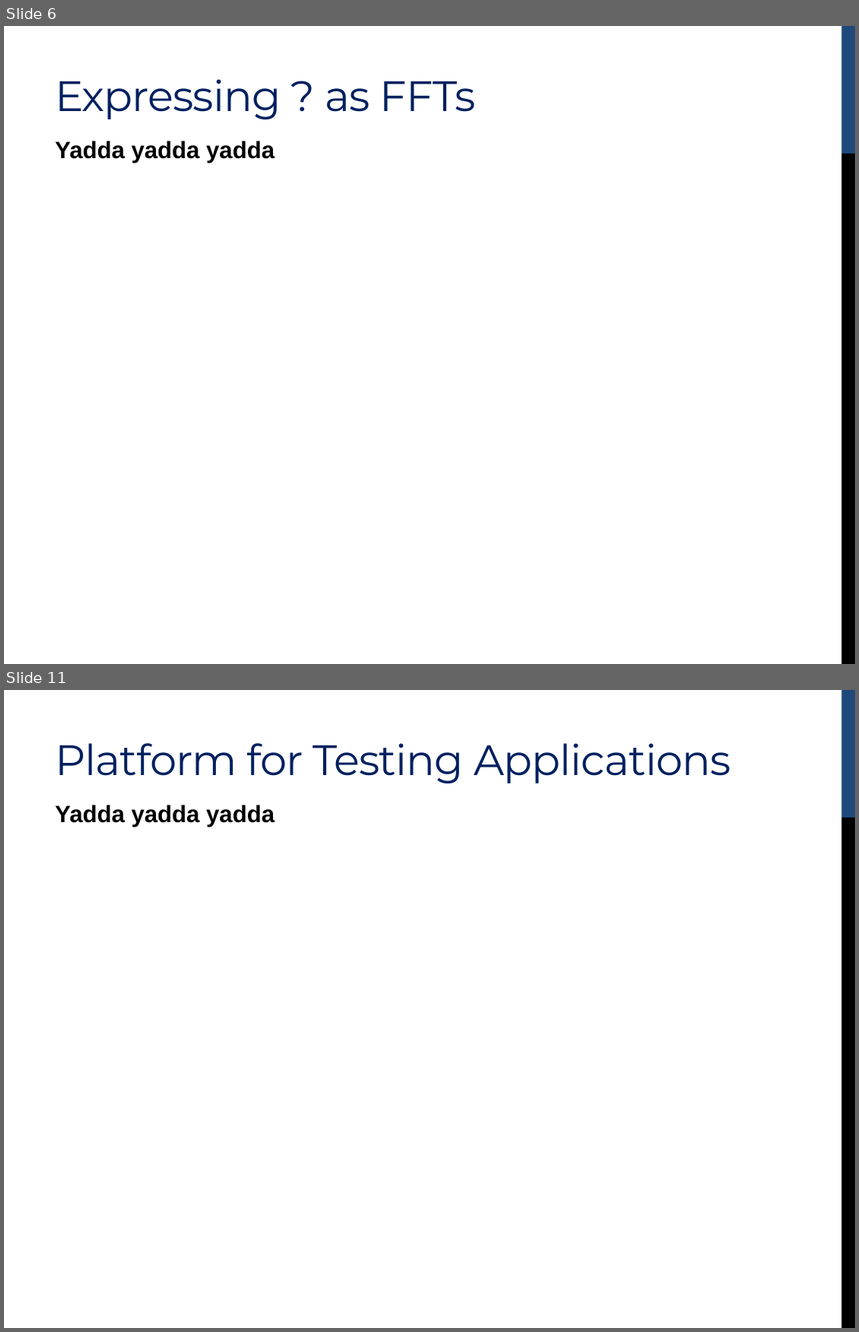
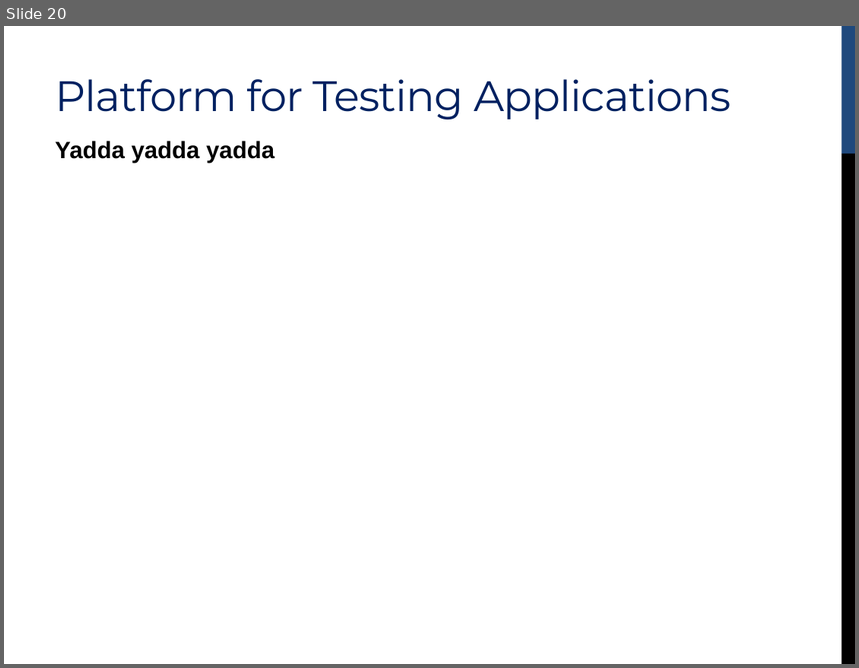
Before and after one commit to simonscott/ewallpaper_imaging, a slide deck: presentation/cs252_presentation_li_scott.pptx. Shown one above the other, each under a label of ours: slides 6 and 11 before the commit, slide 20 after it; the slides between them are not shown. The pictures are 859x1332 and 859x668 pixels, drawn with LibreOffice and Linux fonts; fonts in the diff are those of the drawing. Boxes give left, top, right and bottom in pixels: in the first picture for what was removed or moved away, otherwise in the second. Text is boxed around its words. In the diff, an @@ line names an element or a change of style, - is before the commit and + after.

```diff
--- a/presentation/cs252_presentation_li_scott.pptx
+++ b/presentation/cs252_presentation_li_scott.pptx
@@ slide 6 removed at (4, 26, 855, 664), background #FFFFFF; not listed: 2 template elements that a slide beside it also shows @@
@@ title removed at (55, 79, 476, 119) @@
-Expressing ? as FFTs
@@ text removed at (55, 141, 275, 163) @@
-Yadda yadda yadda
@@ what was slide 11 is now slide 20 @@
```
Also in this commit, not shown: 6 slides changed, 17 slides added, 5 other slides removed.
